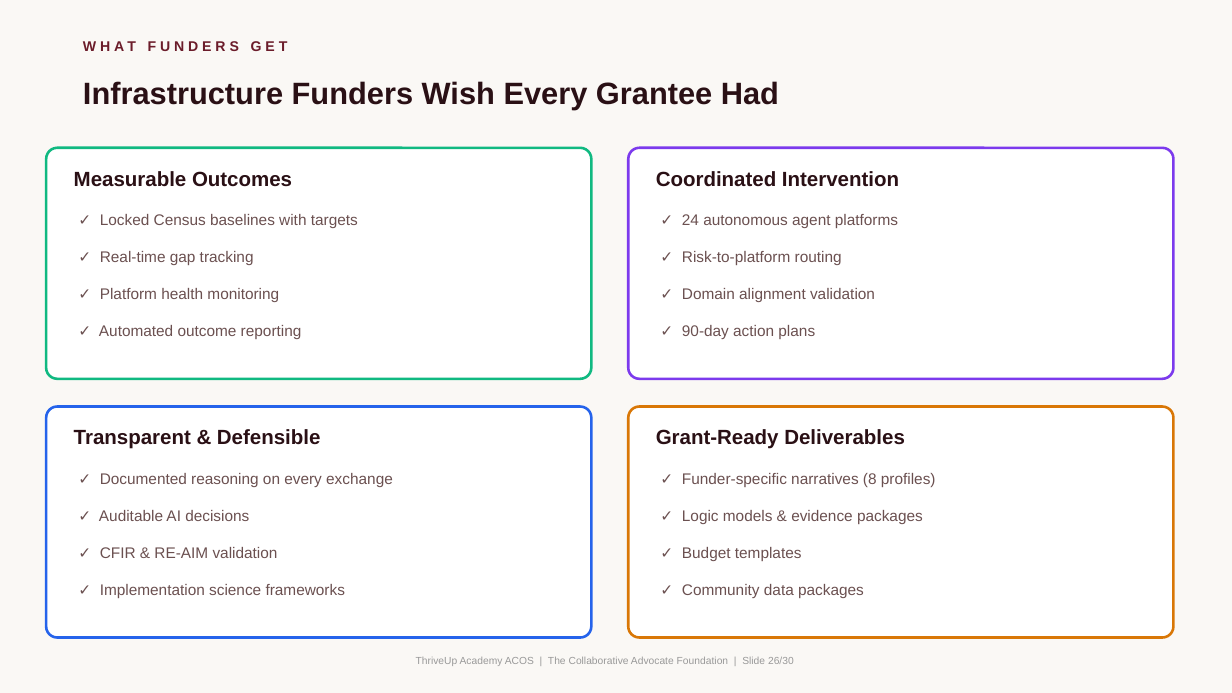
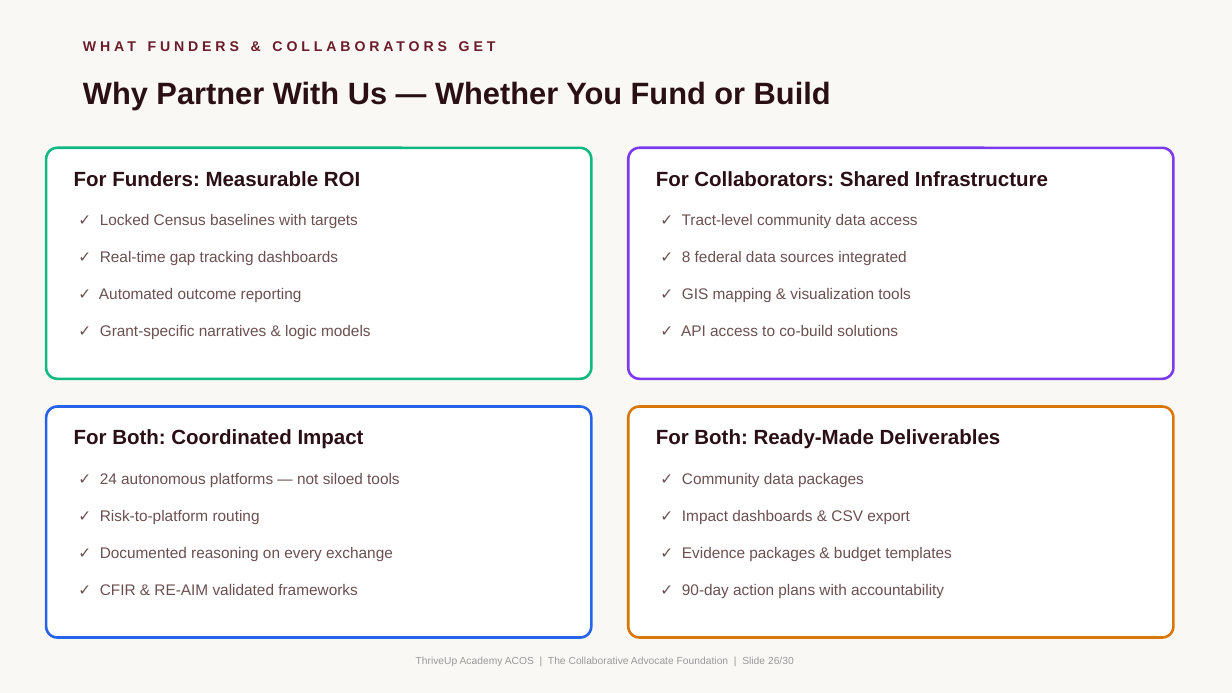
Before and after one commit to mrterryflood-ui/Thriveup, a slide deck: slide 26 of ThriveUp_ACOS_Complete_Briefing.pptx. Drawn at 1232x693 pixels with LibreOffice and Linux fonts; fonts in the diff are those of the drawing. Boxes give left, top, right and bottom in pixels: in the first picture for what was removed or moved away, otherwise in the second. Text is boxed around its words. In the diff, an @@ line names an element or a change of style, - is before the commit and + after.

```diff
--- a/ThriveUp_ACOS_Complete_Briefing.pptx
+++ b/ThriveUp_ACOS_Complete_Briefing.pptx
@@ text at box(74, 28, 1091, 65): text changed @@
-WHAT FUNDERS GET
+WHAT FUNDERS & COLLABORATORS GET
@@ text at box(83, 81, 831, 110): text changed @@
-Infrastructure Funders Wish Every Grantee Had
+Why Partner With Us — Whether You Fund or Build
@@ text at box(74, 171, 360, 187): text changed @@
-Measurable Outcomes
+For Funders: Measurable ROI
@@ text at box(656, 171, 1048, 187): text changed @@
-Coordinated Intervention
+For Collaborators: Shared Infrastructure
@@ text at box(682, 214, 918, 228): text changed @@
-✓ 24 autonomous agent platforms
+✓ Tract-level community data access
@@ text at box(100, 251, 338, 265): text changed @@
-✓ Real-time gap tracking
+✓ Real-time gap tracking dashboards
@@ text at box(682, 251, 906, 265): text changed @@
-✓ Risk-to-platform routing
+✓ 8 federal data sources integrated
@@ text "✓ Automated outcome reporting": place and size @@
-text "✓ Automated outcome reporting" at box(99, 325, 302, 339)
+text "✓ Automated outcome reporting" at box(99, 288, 302, 302)
@@ text removed at box(100, 288, 279, 302) @@
-✓ Platform health monitoring
@@ text at box(682, 288, 910, 302): text changed @@
-✓ Domain alignment validation
+✓ GIS mapping & visualization tools
@@ text added at box(100, 325, 371, 339), 12 pt, text #6B5050 @@
+✓ Grant-specific narratives & logic models
@@ text at box(681, 325, 898, 336): text changed @@
-✓ 90-day action plans
+✓ API access to co-build solutions
@@ text at box(74, 429, 364, 449): text changed @@
-Transparent & Defensible
+For Both: Coordinated Impact
@@ text at box(656, 429, 1001, 449): text changed @@
-Grant-Ready Deliverables
+For Both: Ready-Made Deliverables
@@ text added at box(100, 473, 399, 487), 12 pt, text #6B5050 @@
+✓ 24 autonomous platforms — not siloed tools
@@ text at box(682, 473, 864, 487): text changed @@
-✓ Funder-specific narratives (8 profiles)
+✓ Community data packages
@@ text "✓ Documented reasoning on every ...": place and size @@
-text "✓ Documented reasoning on every ..." at box(100, 473, 393, 487)
+text "✓ Documented reasoning on every ..." at box(100, 547, 393, 561)
@@ text at box(100, 510, 260, 524): text changed @@
-✓ Auditable AI decisions
+✓ Risk-to-platform routing
@@ text at box(682, 510, 910, 524): text changed @@
-✓ Logic models & evidence packages
+✓ Impact dashboards & CSV export
@@ text removed at box(100, 547, 278, 558) @@
-✓ CFIR & RE-AIM validation
@@ text at box(682, 547, 952, 561): text changed @@
-✓ Budget templates
+✓ Evidence packages & budget templates
@@ text at box(100, 584, 357, 595): text changed @@
-✓ Implementation science frameworks
+✓ CFIR & RE-AIM validated frameworks
@@ text at box(682, 584, 944, 598): text changed @@
-✓ Community data packages
+✓ 90-day action plans with accountability
```
Also in this commit, not shown: 2 other files.
